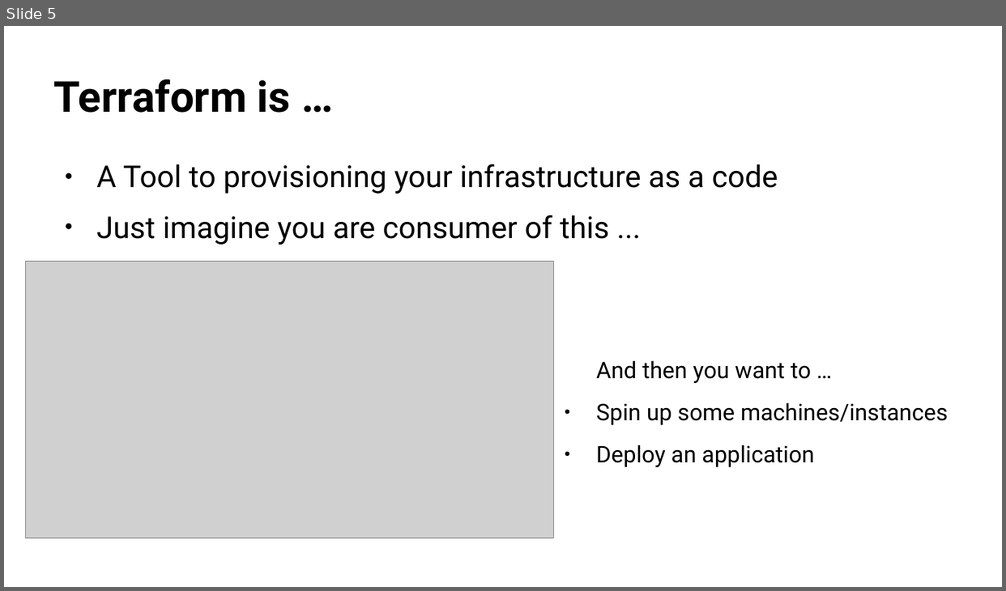
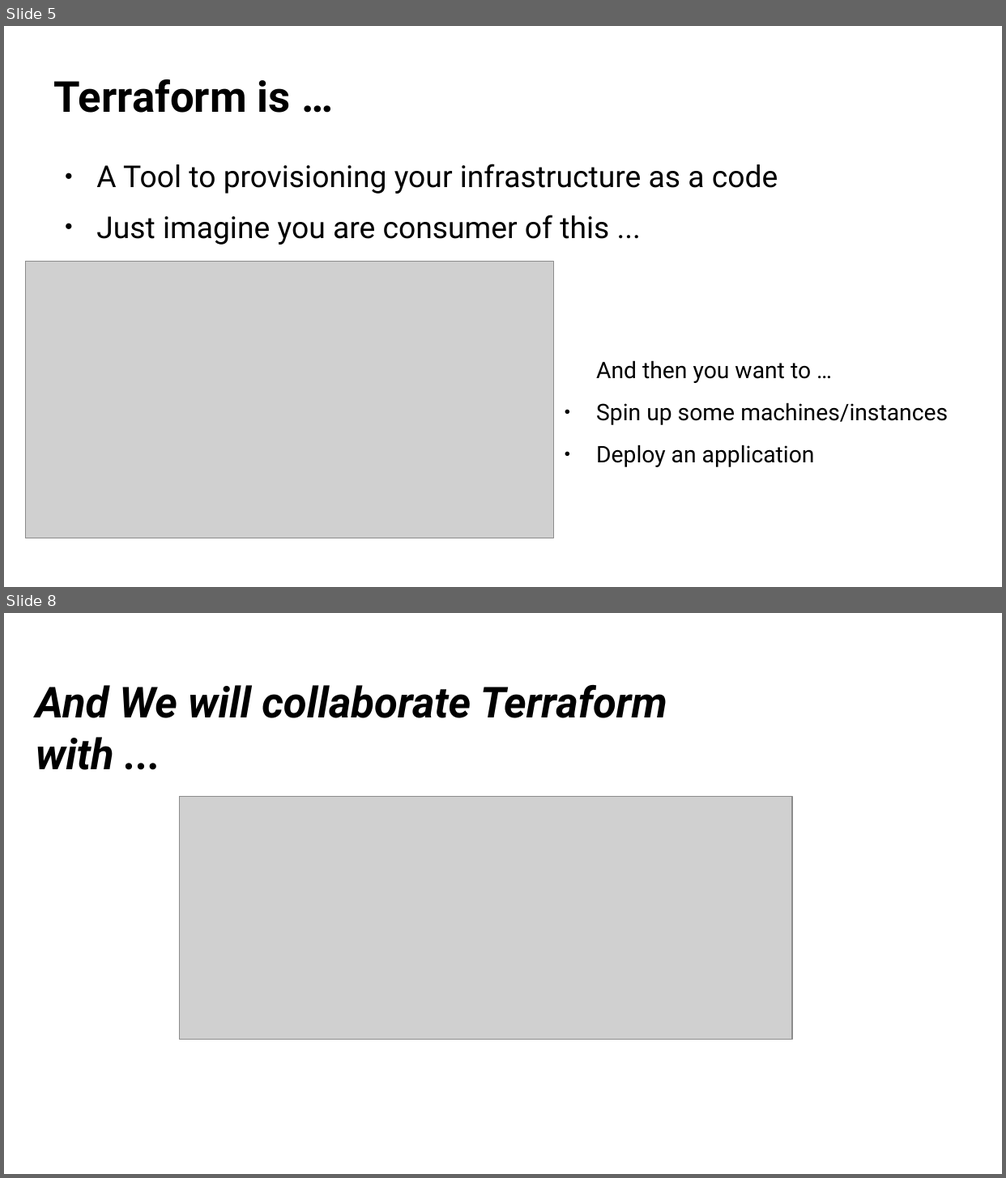
Before and after one commit to dhenandi/osas19-terraform, a slide deck: presentation/openSUSE Deployment on Linode using Terraform - Dhenandi Putra - oSAS19.odp. Shown one above the other, each under a label of ours: slide 5 before the commit, slides 5 and 8 after it; the slides between them are not shown. The pictures are 1006x591 and 1006x1178 pixels, drawn with LibreOffice and Linux fonts; fonts in the diff are those of the drawing; grey boxes stand for pictures; background and template pictures are left out. Boxes give left, top, right and bottom in pixels: in the first picture for what was removed or moved away, otherwise in the second. Text is boxed around its words. In the diff, an @@ line names an element or a change of style, - is before the commit and + after.

```diff
--- a/presentation/openSUSE Deployment on Linode using Terraform - Dhenandi Putra - oSAS19.odp
+++ b/presentation/openSUSE Deployment on Linode using Terraform - Dhenandi Putra - oSAS19.odp
@@ slide 8 added at (x1=4, y1=613, x2=1002, y2=1174), background #FFFFFF @@
@@ title added at (x1=36, y1=685, x2=667, y2=770), 34 pt, text #000000, bold, italic @@
+And We will collaborate Terraform with ...
@@ picture added at (x1=180, y1=797, x2=793, y2=1040) @@
```
Also in this commit, not shown: 3 slides changed, 8 other slides added, 6 other files.
